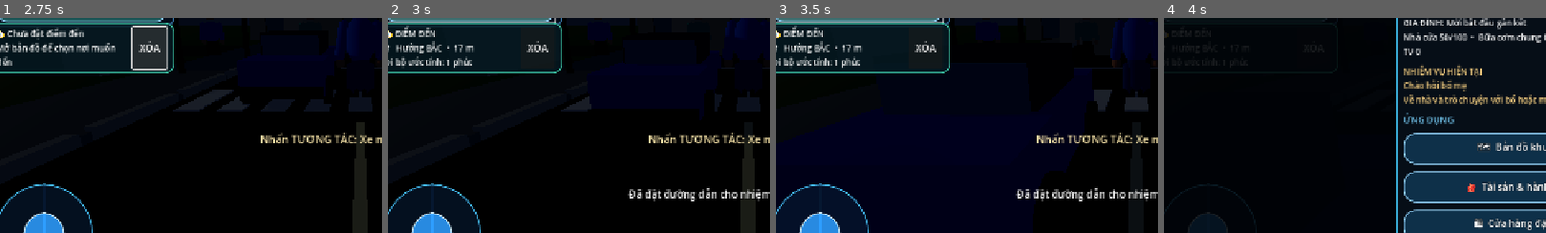
Above: before the commit, frames 1-4 (left to right).
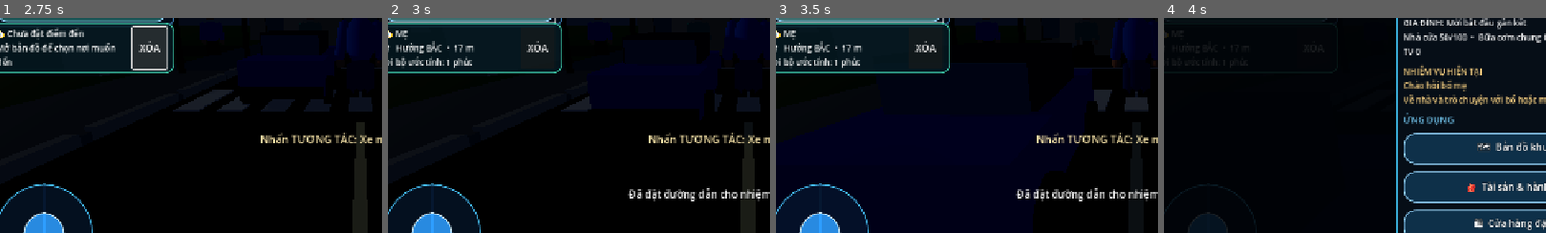
Above: after the commit, the same moments.

Repository: temu838655-dev/Vi-t-Nam-Du-L-ch
Game: Godot game, scene res://scenes/main.tscn
The game is run twice, just before and just after one commit, with the same random seed, the same clock (stepped at 60 frames per second) and the same inputs.
Inputs:
- Up to frame 1 (2.75 s): click "▶ CHƠI NGAY" at 0.5 s; click "BẮT ĐẦU HÀNH TRÌNH MỚI" at 1.25 s; click "XÓA" at 2 s
- Up to frame 2 (3 s): click "DẪN ĐƯỜNG ĐẾN NHIỆM VỤ" at 2.75 s
- Up to frame 3 (3.5 s): no input
- Up to frame 4 (4 s): click "📱 ĐIỆN THOẠI" at 3.5 s
The pictures show only the part of the screen within x 3-53%, y 35-85%; the shares and areas given below are measured in that part.

Frame 1 is identical in both runs. In frame 2, 0.3% of the frame differs, in the area x 2-13%, y 3-11%; in frame 3, 0.3%; in frame 4, less than 0.1%.

Commit message:
Show named destinations in live navigation HUD

Diff:
--- a/Godot/scripts/mobile_hud.gd
+++ b/Godot/scripts/mobile_hud.gd
@@ -122,6 +122,7 @@
 var map_overlay: Control
 var map_canvas: LocalMapCanvas
 var active_waypoint := Vector3.ZERO
+var active_waypoint_name := "Điểm đánh dấu"
 var has_active_waypoint := false
 var waypoint_marker: Node3D
 var waypoint_marker_orb: MeshInstance3D
@@ -838,7 +839,7 @@
 	var arrow_index := posmod(int(round(relative_angle / (PI / 4.0))), 8)
 	var heading_index := posmod(int(round(world_angle / (PI / 4.0))), 8)
 	var walking_minutes := maxi(1, int(ceil(distance / 1.3 / 60.0)))
-	navigation_label.text = "🧭 ĐIỂM ĐẾN\n%s  Hướng %s  •  %.0f m\nĐi bộ ước tính: %d phút" % [arrows[arrow_index], headings[heading_index], distance, walking_minutes]
+	navigation_label.text = "🧭 %s\n%s  Hướng %s  •  %.0f m\nĐi bộ ước tính: %d phút" % [active_waypoint_name.to_upper(), arrows[arrow_index], headings[heading_index], distance, walking_minutes]
 
 func _create_waypoint_marker(world_position: Vector3) -> void:
 	if not is_instance_valid(waypoint_marker):
@@ -903,6 +904,7 @@
 func _clear_waypoint() -> void:
 	has_active_waypoint = false
 	active_waypoint = Vector3.ZERO
+	active_waypoint_name = "Điểm đánh dấu"
 	if is_instance_valid(waypoint_marker):
 		waypoint_marker.queue_free()
 	waypoint_marker = null
@@ -1387,8 +1389,35 @@
 	close.pressed.connect(_close_local_map)
 	layout.add_child(close)
 
+func _resolve_waypoint_name(world_position: Vector3) -> String:
+	var best_name := "Điểm đánh dấu"
+	var best_distance := 5.0
+	var named_points: Array[Dictionary] = [
+		{"name": "Nhà gia đình", "position": Vector3(0, 0, -8)},
+		{"name": "Cầu Thê Húc", "position": Vector3(27, 0, 5.1)},
+		{"name": "Quán ăn Việt", "position": Vector3(0, 0, 17)},
+		{"name": "Cửa hàng", "position": Vector3(10, 0, 3)}
+	]
+	for point in named_points:
+		var point_position: Vector3 = point["position"]
+		var distance := Vector2(world_position.x, world_position.z).distance_to(Vector2(point_position.x, point_position.z))
+		if distance < best_distance:
+			best_distance = distance
+			best_name = str(point["name"])
+	if is_instance_valid(player):
+		for candidate in get_tree().get_nodes_in_group("interactable"):
+			if not candidate is Node3D:
+				continue
+			var distance := Vector2(world_position.x, world_position.z).distance_to(Vector2(candidate.global_position.x, candidate.global_position.z))
+			if distance < best_distance:
+				best_distance = distance
+				var display_name := str(candidate.get("display_name"))
+				best_name = display_name if not display_name.is_empty() and display_name != "<null>" else str(candidate.name)
+	return best_name
+
 func _set_map_waypoint(world_position: Vector3) -> void:
 	active_waypoint = world_position
+	active_waypoint_name = _resolve_waypoint_name(world_position)
 	has_active_waypoint = true
 	_create_waypoint_marker(world_position)
 	if is_instance_valid(map_canvas):
